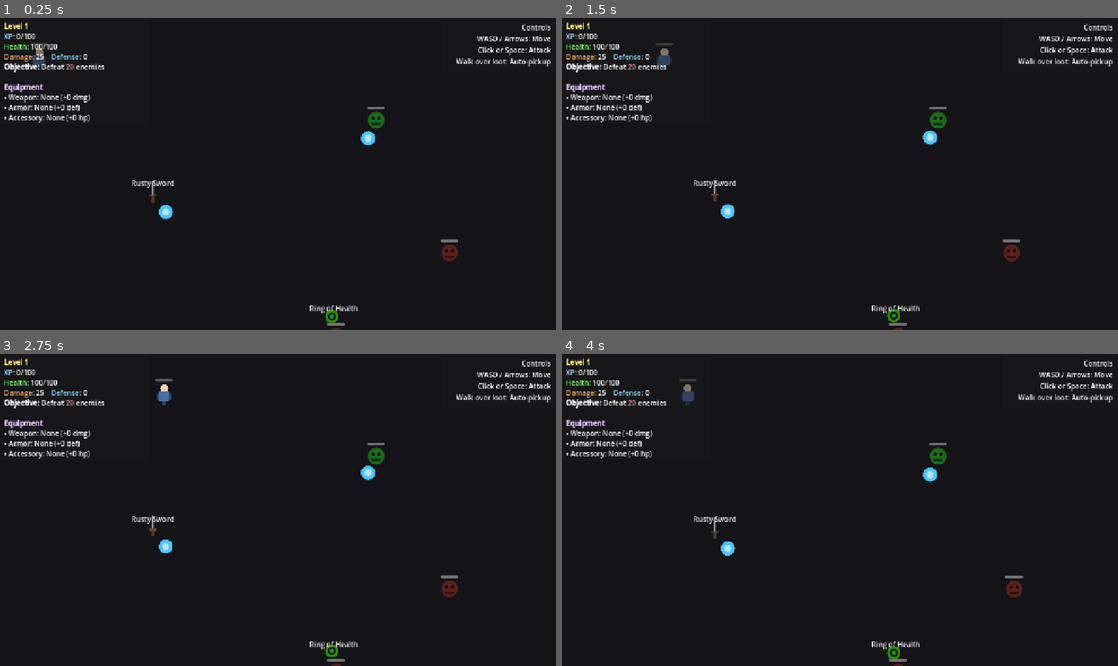
Above: before the commit, frames 1-4 (two rows, left to right).
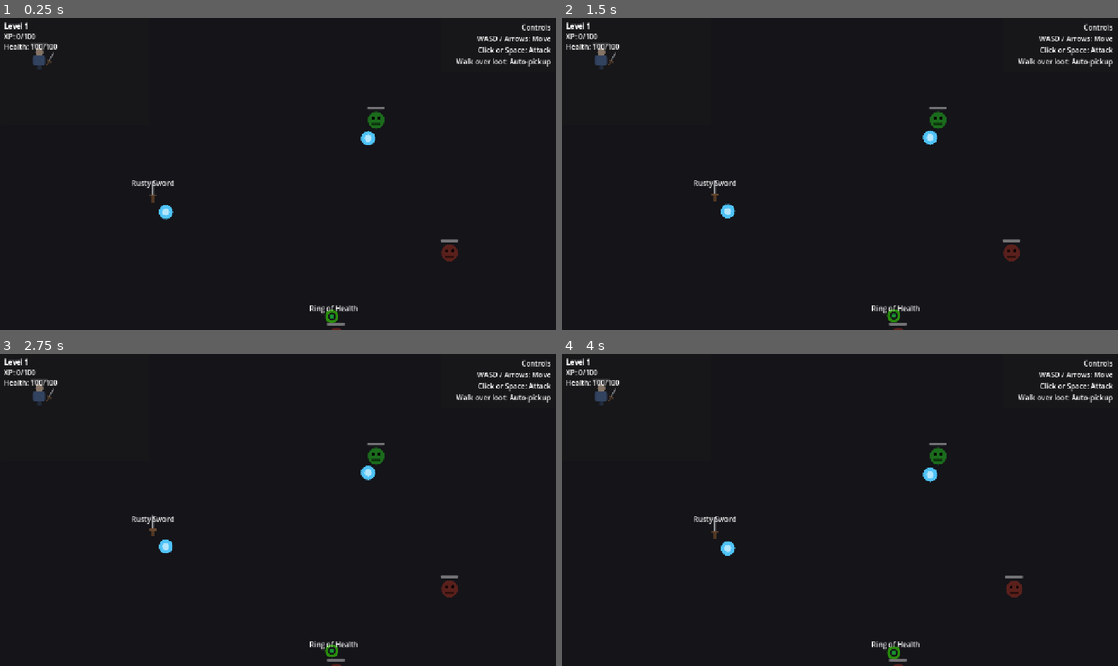
Above: after the commit, the same moments.

Repository: thegoatleroyjenkins/arpg-game
Game: Godot game, scene res://main.tscn
Two runs of this game, one before a commit and one after it. Both use one fixed random seed, a clock stepped at 60 frames per second and the inputs below. This scene is started directly instead of the project's main scene.
Inputs (mouse positions are in pixels of both pictures, inside the frame that each line leads up to):
- Up to frame 1 (0.25 s): no input
- Up to frame 2 (1.5 s): tap Enter (ui_accept) at 0.5 s; move the mouse to (962, 155) at 0.52 s; press the mouse at (962, 155) at 0.53 s; hold D (move_right) 0.53-1.25 s; tap Space (jump) at 0.77 s; release the mouse at (962, 155) at 1.25 s; drag from (728, 186) to (662, 55) at 1.27 s
- Up to frame 3 (2.75 s): move the mouse to (333, 438) at 2.02 s; press the mouse at (333, 438) at 2.03 s; hold D (move_right) from 2.03 s (still down); tap R (camera_recenter) at 2.1 s
- Up to frame 4 (4 s): release D (move_right) at 2.75 s; release the mouse at (895, 438) at 2.75 s; drag from (812, 569) to (1012, 588) at 2.77 s; move the mouse to (1006, 553) at 3.52 s; hold A (move_left) from 3.53 s (still down); hold Shift (sprint) from 3.53 s (still down); tap Space (jump) at 3.77 s; click (1006, 553) at 3.8 s

The runs differ from the first frame. In frame 1, 1.2% of the frame differs, in the area x 0-19%, y 1-34%; in frame 2, 1.4%; in frame 3, 1.4%, in the area x 0-32%, y 1-34%; in frame 4, 1.4%.
Error after the commit: Parse Error: Cannot infer the type of "facing_right" variable because the value doesn't have a set type. (res://player.gd:213)

Commit message:
Add visible sword and left-click swing animation for player

Diff:
--- a/player.gd
+++ b/player.gd
@@ -29,8 +29,14 @@
 	get: return attack_damage + damage_bonus
 
 @onready var sprite = $Sprite2D
+@onready var sword_pivot: Node2D = $SwordPivot
+@onready var sword_sprite: Sprite2D = $SwordPivot/SwordSprite2D
 @onready var attack_area = $AttackArea
 @onready var health_bar = $HealthBar
+
+var _sword_rest_rotation_right: float = deg_to_rad(28.0)
+var _sword_rest_rotation_left: float = deg_to_rad(152.0)
+var _sword_swinging: bool = false
 
 signal stats_changed
 
@@ -41,6 +47,7 @@
 func _ready():
 	current_health = max_health
 	_update_health_bar()
+	_update_sword_rest_pose()
 	emit_signal("stats_changed")
 
 func _physics_process(delta):
@@ -63,6 +70,9 @@
 	elif velocity.x < 0:
 		sprite.scale.x = -1
 
+	if not _sword_swinging:
+		_update_sword_rest_pose()
+
 func _input(event):
 	if event.is_action_pressed("attack"):
 		attack()
@@ -76,6 +86,7 @@
 		var tween = create_tween()
 		tween.tween_property(sprite, "scale:x", sprite.scale.x * 1.3, 0.1)
 		tween.tween_property(sprite, "scale:x", sprite.scale.x, 0.1)
+		_play_sword_swing()
 
 		# Deal damage to enemies in range (use total damage with bonuses)
 		for area in attack_area.get_overlapping_areas():
@@ -188,3 +199,22 @@
 	current_health = min(current_health, total_max_health)
 	_update_health_bar()
 	emit_signal("stats_changed")
+
+func _update_sword_rest_pose() -> void:
+	if sprite.scale.x >= 0:
+		sword_pivot.position = Vector2(12, 4)
+		sword_sprite.rotation = _sword_rest_rotation_right
+	else:
+		sword_pivot.position = Vector2(-12, 4)
+		sword_sprite.rotation = _sword_rest_rotation_left
+
+func _play_sword_swing() -> void:
+	_sword_swinging = true
+	var facing_right := sprite.scale.x >= 0
+	var swing_peak := deg_to_rad(-70.0) if facing_right else deg_to_rad(250.0)
+	var recover_rot := _sword_rest_rotation_right if facing_right else _sword_rest_rotation_left
+
+	var swing := create_tween()
+	swing.tween_property(sword_sprite, "rotation", swing_peak, 0.08).set_trans(Tween.TRANS_QUAD).set_ease(Tween.EASE_OUT)
+	swing.tween_property(sword_sprite, "rotation", recover_rot, 0.16).set_trans(Tween.TRANS_QUAD).set_ease(Tween.EASE_IN)
+	swing.finished.connect(func(): _sword_swinging = false)
--- a/player.tscn
+++ b/player.tscn
@@ -1,7 +1,8 @@
-[gd_scene load_steps=5 format=3 uid="uid://player_scene"]
+[gd_scene load_steps=6 format=3 uid="uid://player_scene"]
 
 [ext_resource type="Script" path="res://player.gd" id="1_player"]
 [ext_resource type="Texture2D" path="res://assets/placeholders/player_knight.png" id="2_player_tex"]
+[ext_resource type="Texture2D" path="res://assets/placeholders/equipment_weapon.png" id="3_sword_tex"]
 
 [sub_resource type="CircleShape2D" id="CircleShape2D_player"]
 radius = 14.0
@@ -15,6 +16,15 @@
 [node name="Sprite2D" type="Sprite2D" parent="."]
 texture = ExtResource("2_player_tex")
 modulate = Color(1, 1, 1, 1)
+
+[node name="SwordPivot" type="Node2D" parent="."]
+position = Vector2(12, 4)
+
+[node name="SwordSprite2D" type="Sprite2D" parent="SwordPivot"]
+texture = ExtResource("3_sword_tex")
+position = Vector2(14, 0)
+rotation = 0.5
+scale = Vector2(0.7, 0.7)
 
 [node name="CollisionShape2D" type="CollisionShape2D" parent="."]
 shape = SubResource("CircleShape2D_player")
